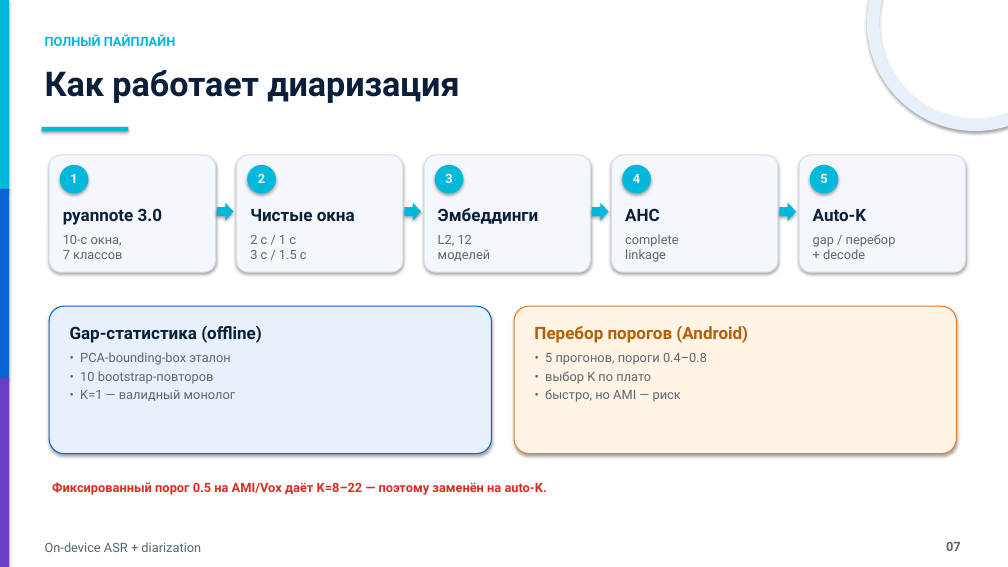
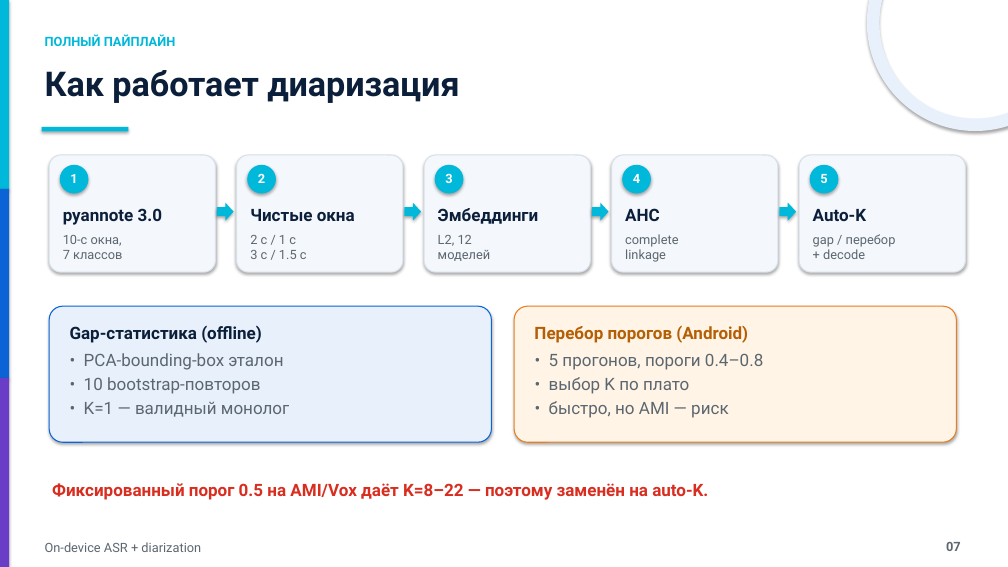
Before and after one commit to VershininSemyon/nuclear_hack_team_corgi, a slide deck: slide 7 of artifacts/hackathon_defense.pptx. Drawn at 1008x567 pixels with LibreOffice and Linux fonts; fonts in the diff are those of the drawing. Boxes give left, top, right and bottom in pixels: in the first picture for what was removed or moved away, otherwise in the second. Text is boxed around its words. In the diff, an @@ line names an element or a change of style, - is before the commit and + after.

```diff
--- a/artifacts/hackathon_defense.pptx
+++ b/artifacts/hackathon_defense.pptx
@@ rounded rectangle: place and size @@
-rounded rectangle at bbox=[49, 306, 492, 454]
+rounded rectangle at bbox=[49, 306, 492, 442]
@@ rounded rectangle: place and size @@
-rounded rectangle at bbox=[514, 306, 957, 454]
+rounded rectangle at bbox=[514, 306, 957, 442]
@@ size 12.2 to 16.2 pt in 3 elements at bbox=[52, 483, 708, 500], bbox=[84, 353, 289, 417], bbox=[549, 354, 763, 418] @@
```
Also in this commit, not shown: 4 other slides changed, 6 other files.
